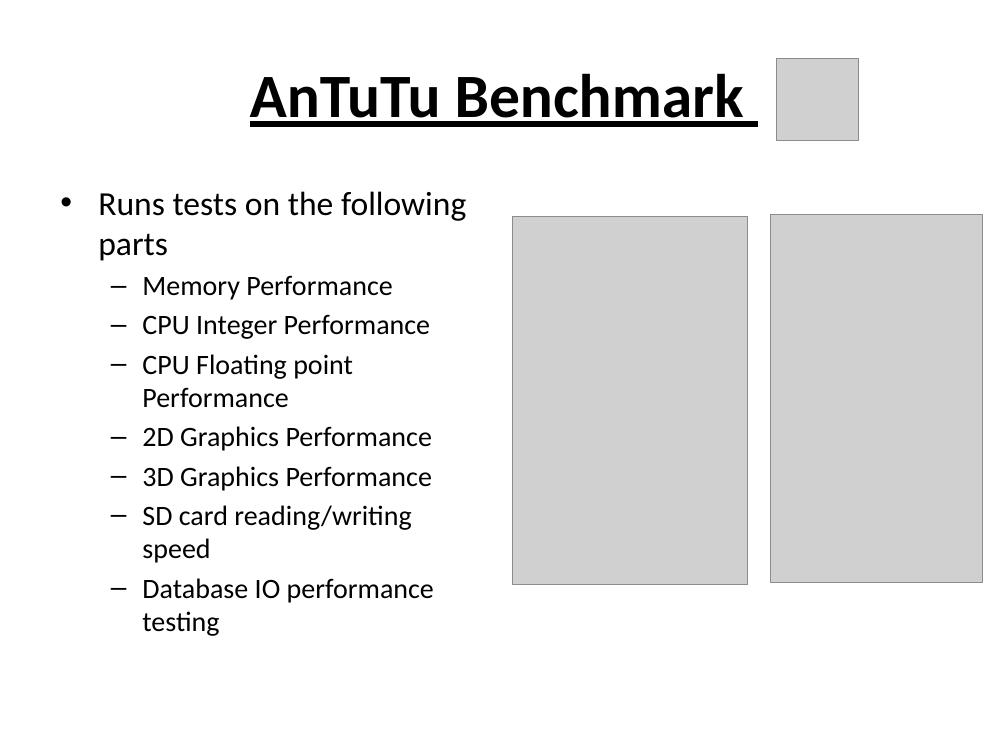
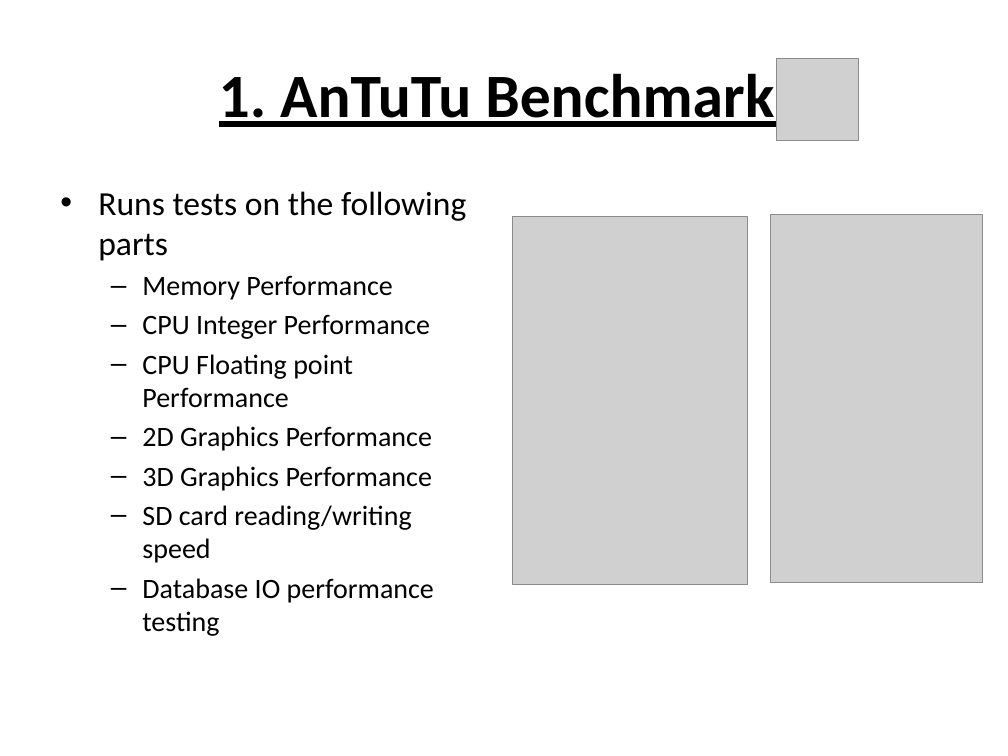
Before and after one commit to laikayeekelly/Benchmark, a slide deck: slide 4 of benchmark.pptx. Drawn at 1008x756 pixels with LibreOffice and Linux fonts; fonts in the diff are those of the drawing; grey boxes stand for pictures. Boxes give left, top, right and bottom in pixels: in the first picture for what was removed or moved away, otherwise in the second. Text is boxed around its words. In the diff, an @@ line names an element or a change of style, - is before the commit and + after.

Commit message:
changed titles of slides

```diff
--- a/benchmark.pptx
+++ b/benchmark.pptx
@@ title at [219, 73, 774, 127]: text changed @@
-AnTuTu Benchmark
+1. AnTuTu Benchmark
```
Also in this commit, not shown: 6 other slides changed, 1 slide added.
